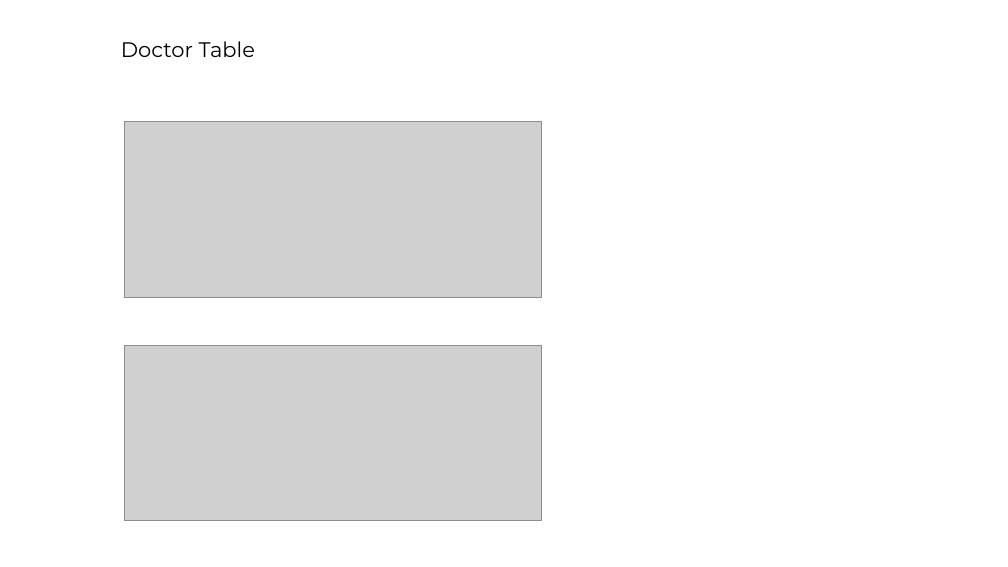
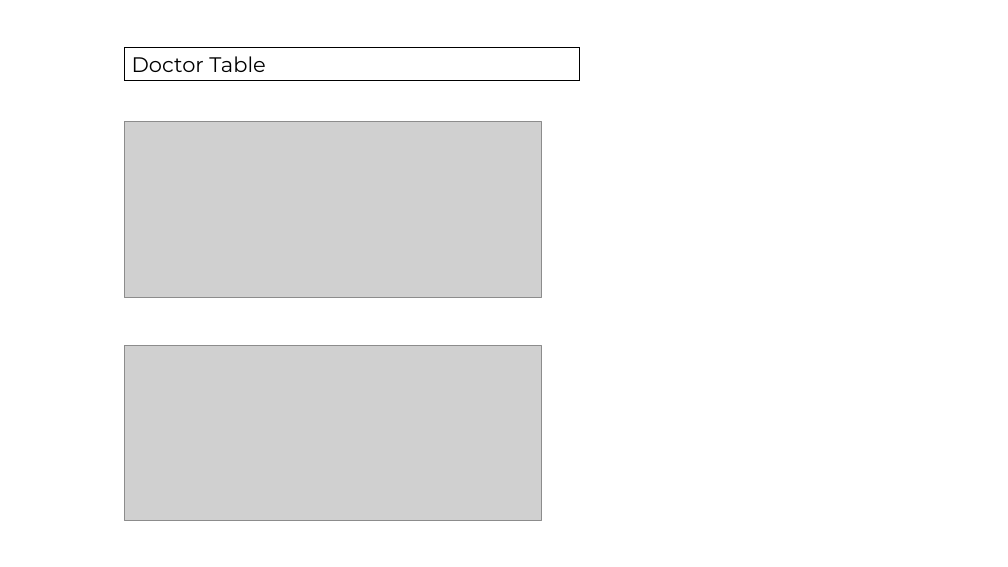
Before and after one commit to barrett28/1_IT-vedant, a slide deck: slide 10 of 4_sql/project''/hospital_management.pptx. Drawn at 1008x567 pixels with LibreOffice and Linux fonts; fonts in the diff are those of the drawing; grey boxes stand for pictures; background and template pictures are left out. Boxes give left, top, right and bottom in pixels: in the first picture for what was removed or moved away, otherwise in the second. Text is boxed around its words. In the diff, an @@ line names an element or a change of style, - is before the commit and + after.

```diff
--- a/4_sql/project''/hospital_management.pptx
+++ b/4_sql/project''/hospital_management.pptx
@@ rectangle "Doctor Table": place and size @@
-rectangle "Doctor Table" at bbox=[121, 41, 255, 57]
+rectangle "Doctor Table" at bbox=[124, 48, 579, 81]
@@ rectangle "Doctor Table" at bbox=[124, 48, 579, 81]: outline none to #000000 0.75 pt @@
```
Also in this commit, not shown: 15 other slides changed, 22 slides added, 38 other files.
